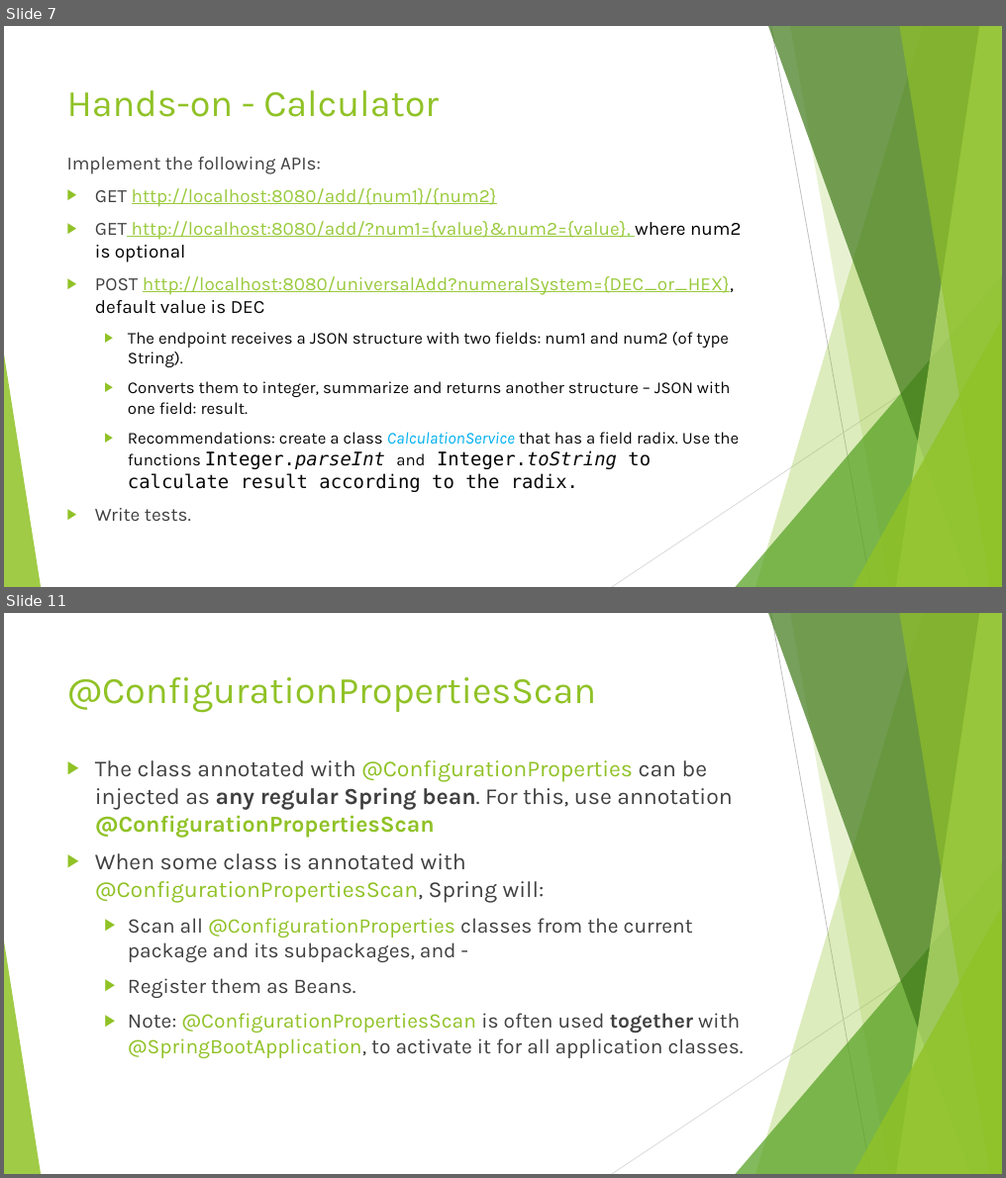
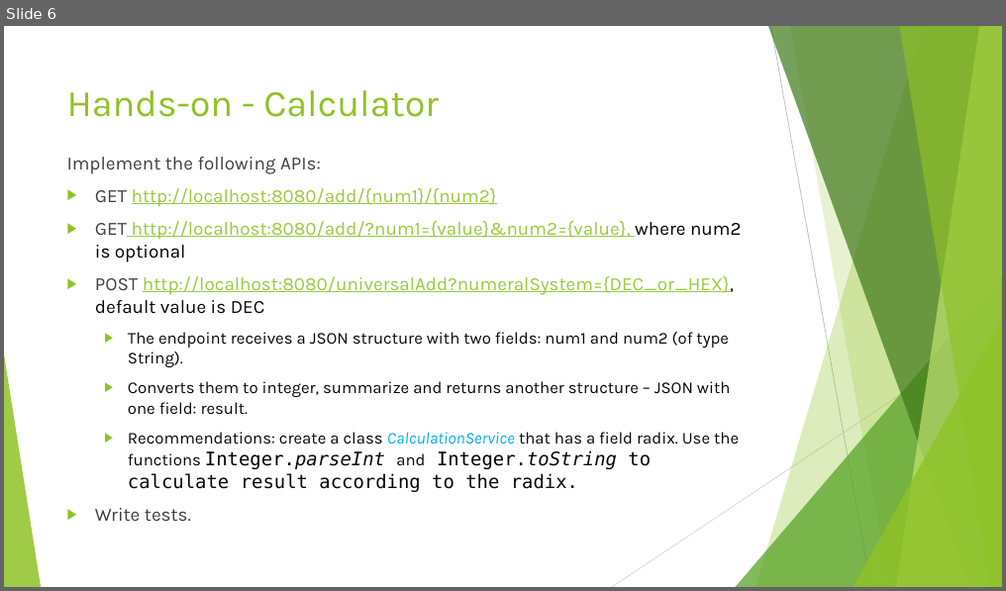
Before and after one commit to idanshal/sb-todo-app-tdp, a slide deck: course_data/presentations/practical_spring_boot_for_tdp_02.pptx. Shown one above the other, each under a label of ours: slides 7 and 11 before the commit, slide 6 after it; the slides between them are not shown. The pictures are 1006x1178 and 1006x591 pixels, drawn with LibreOffice and Linux fonts; fonts in the diff are those of the drawing. Boxes give left, top, right and bottom in pixels: in the first picture for what was removed or moved away, otherwise in the second. Text is boxed around its words. In the diff, an @@ line names an element or a change of style, - is before the commit and + after.

Commit message:
update configuration

```diff
--- a/course_data/presentations/practical_spring_boot_for_tdp_02.pptx
+++ b/course_data/presentations/practical_spring_boot_for_tdp_02.pptx
@@ slide 11 removed at (x1=4, y1=613, x2=1002, y2=1174), background #FFFFFF; not listed: 10 template elements that a slide beside it also shows @@
@@ title removed at (x1=67, y1=677, x2=597, y2=713) @@
-@ConfigurationPropertiesScan
@@ text removed at (x1=95, y1=761, x2=744, y2=1059) @@
-▶ The class annotated with @ConfigurationProperties can be injected as any regular Spring bean. For this, use annotation @ConfigurationPropertiesScan
-▶ When some class is annotated with @ConfigurationPropertiesScan, Spring will:
-  ▶ Scan all @ConfigurationProperties classes from the current package and its subpackages, and -
-  ▶ Register them as Beans.
-  ▶ Note: @ConfigurationPropertiesScan is often used together with @SpringBootApplication, to activate it for all application classes.
@@ what was slide 7 is now slide 6 @@
```
Also in this commit, not shown: 23 other slides removed.
